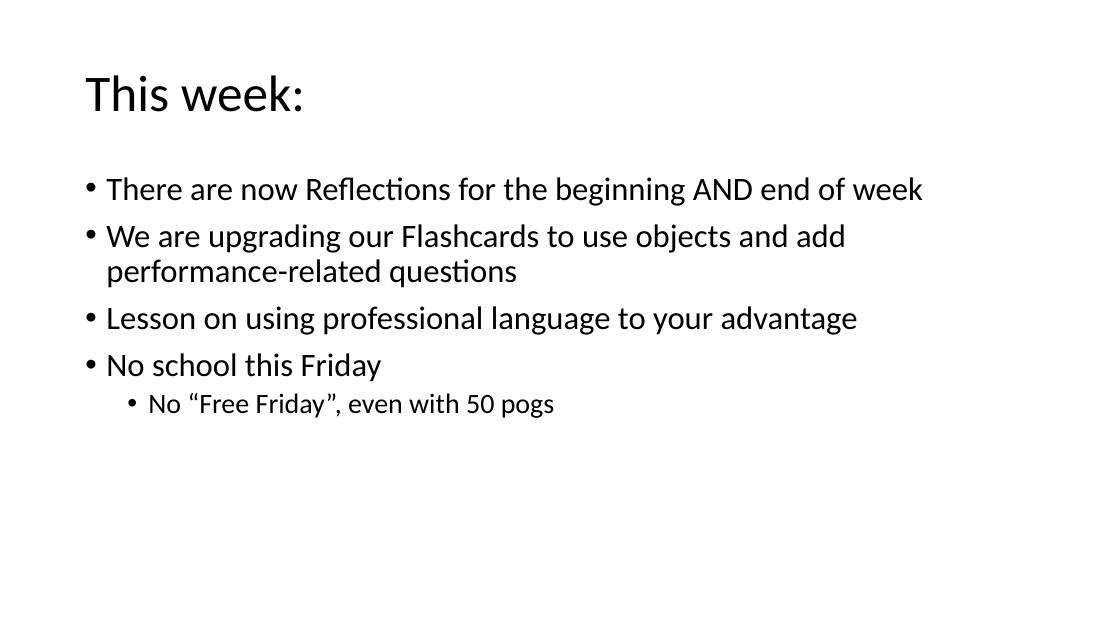
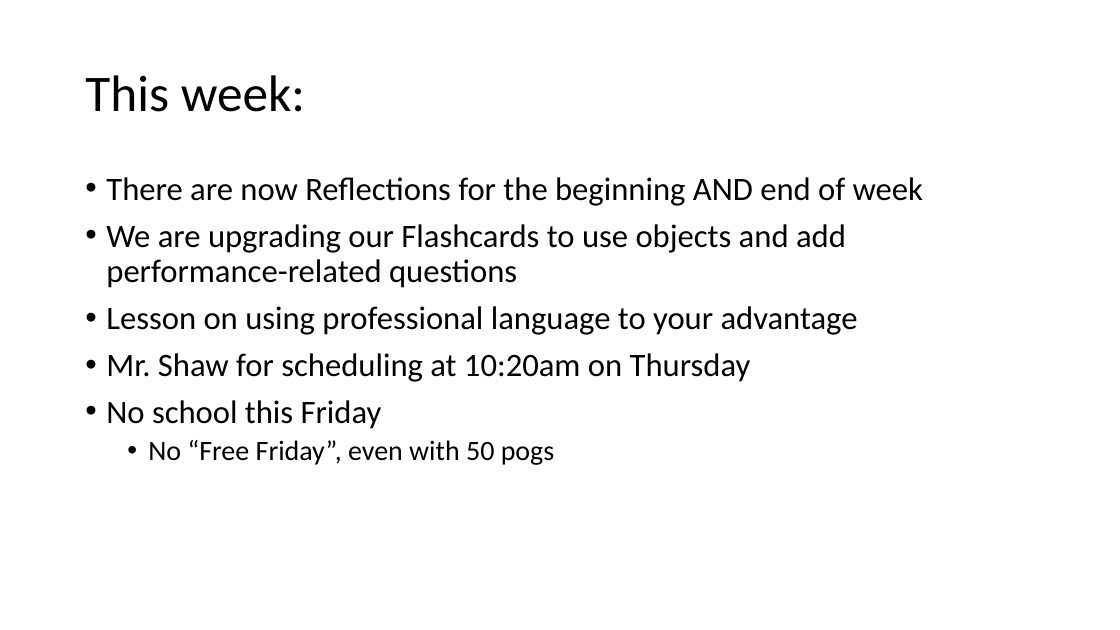
Before and after one commit to tyler2022177/docpacs2122, a slide deck: slide 17 of docpac_mar10/WeeklyReview.pptx. Drawn at 1120x630 pixels with LibreOffice and Linux fonts; fonts in the diff are those of the drawing. Boxes give left, top, right and bottom in pixels: in the first picture for what was removed or moved away, otherwise in the second. Text is boxed around its words. In the diff, an @@ line names an element or a change of style, - is before the commit and + after.

```diff
--- a/docpac_mar10/WeeklyReview.pptx
+++ b/docpac_mar10/WeeklyReview.pptx
@@ text at bbox=[106, 353, 751, 382]: paragraph added @@
+• Mr. Shaw for scheduling at 10:20am on Thursday
```
Also in this commit, not shown: 2 slides added, 1 other file.
